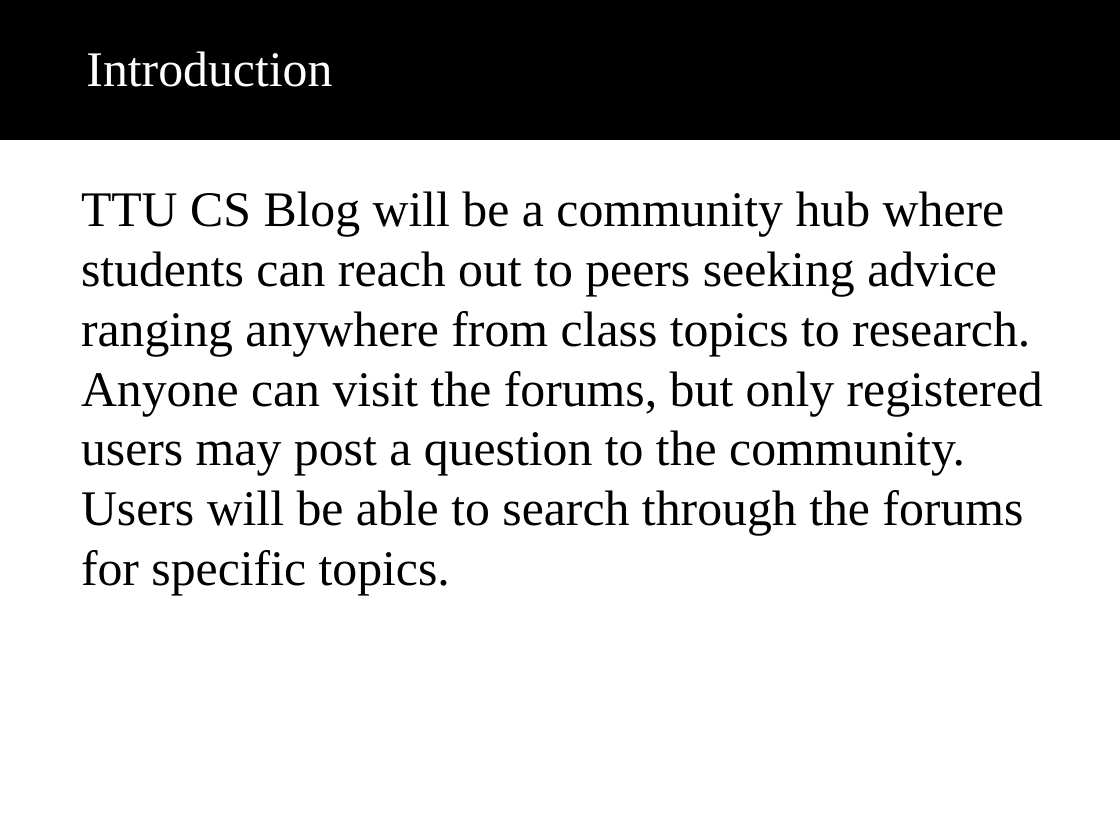
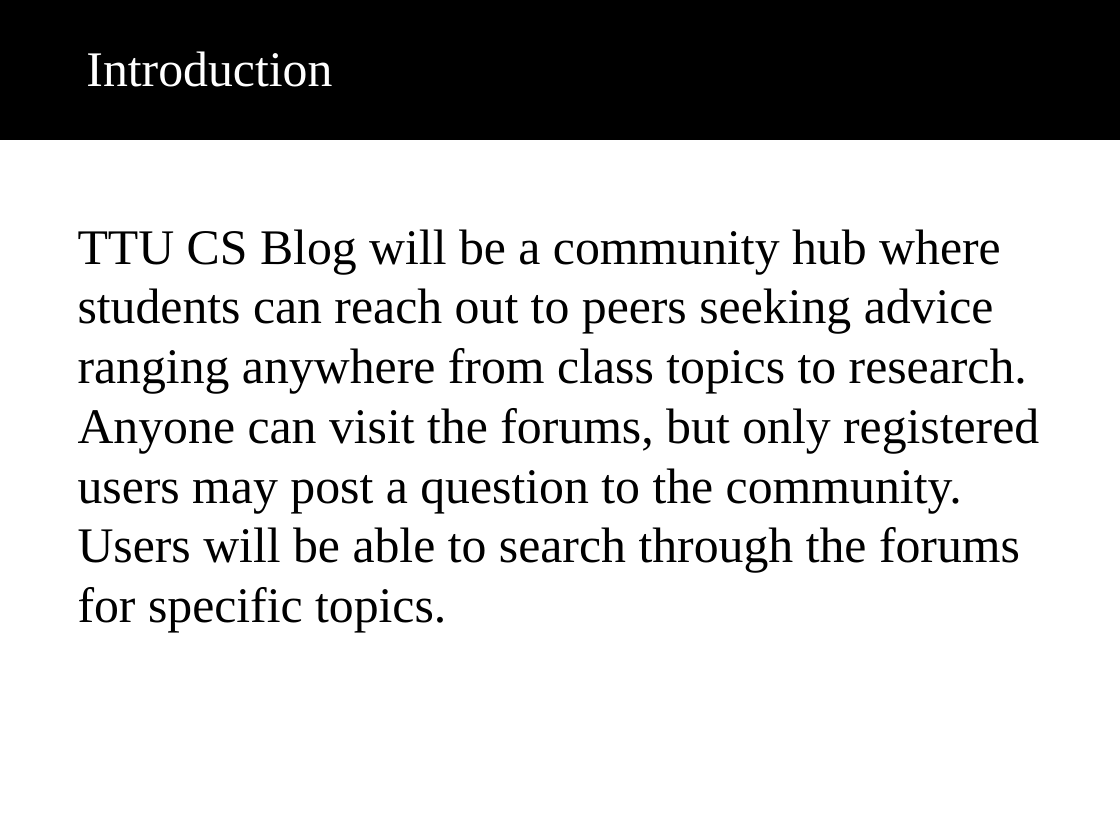
Before and after one commit to patrickbraud/CapstoneProject, a slide deck: slide 2 of Proposal/Final/final_presentation.ppt. Drawn at 1120x840 pixels with LibreOffice and Linux fonts; fonts in the diff are those of the drawing; background and template pictures are left out. Boxes give left, top, right and bottom in pixels: in the first picture for what was removed or moved away, otherwise in the second. Text is boxed around its words. In the diff, an @@ line names an element or a change of style, - is before the commit and + after.

```diff
--- a/Proposal/Final/final_presentation.ppt
+++ b/Proposal/Final/final_presentation.ppt
@@ text "TTU CS Blog will be ...": place and size @@
-text "TTU CS Blog will be ..." at [81,191,1043,595]
+text "TTU CS Blog will be ..." at [78,229,1039,632]
```
Also in this commit, not shown: 5 other slides changed, 1 slide added, 1 slide removed, 2 other files.
